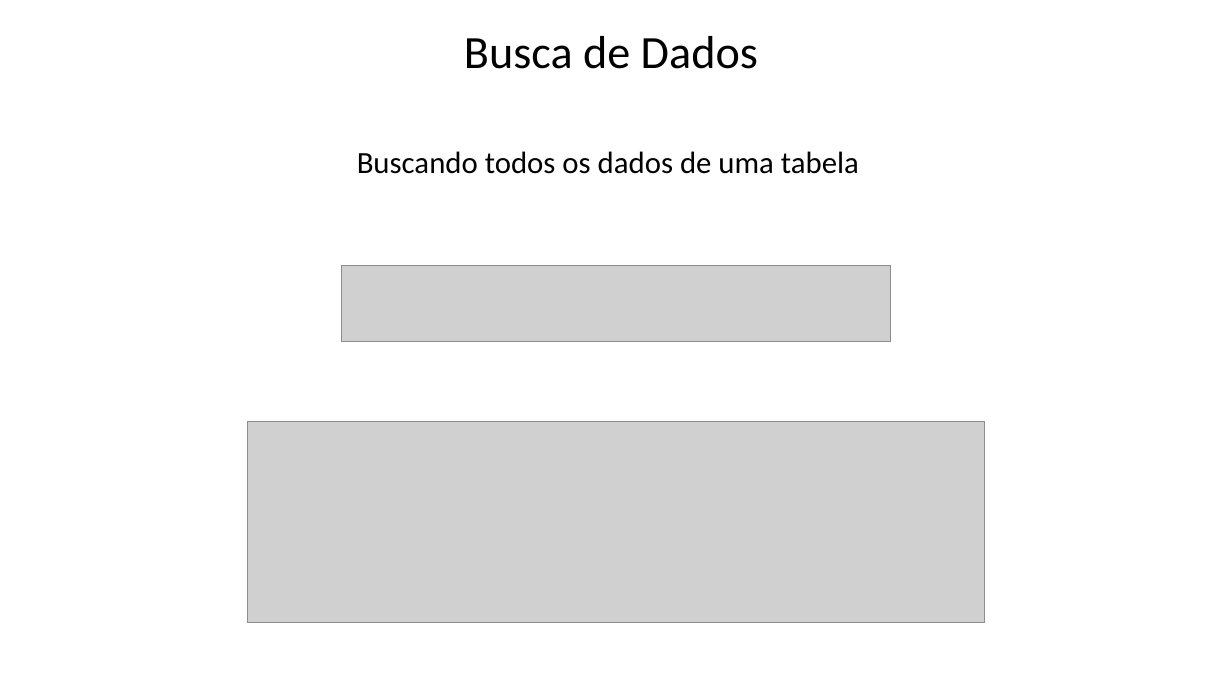
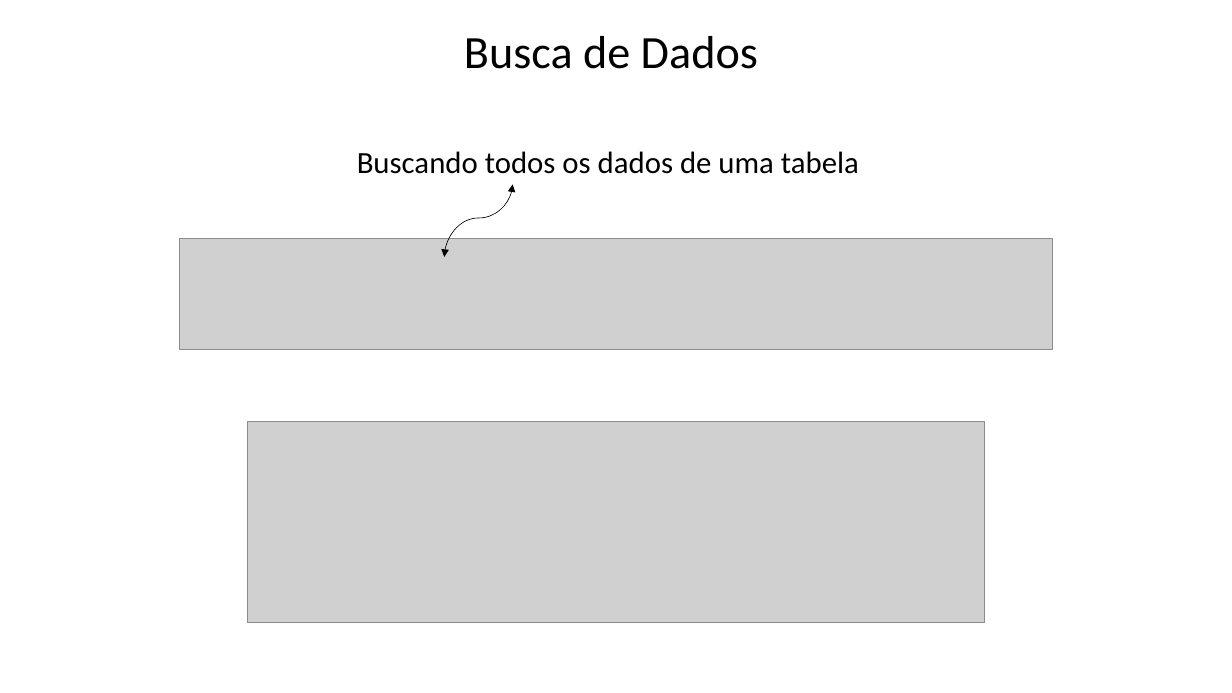
Before and after one commit to Felipe-Tagawa/C07-Monitoria, a slide deck: slide 8 of Aula 3/ComandosBásicos.pptx. Drawn at 1232x693 pixels with LibreOffice and Linux fonts; fonts in the diff are those of the drawing; grey boxes stand for pictures; background and template pictures are left out. Boxes give left, top, right and bottom in pixels: in the first picture for what was removed or moved away, otherwise in the second. Text is boxed around its words. In the diff, an @@ line names an element or a change of style, - is before the commit and + after.

```diff
--- a/Aula 3/ComandosBásicos.pptx
+++ b/Aula 3/ComandosBásicos.pptx
@@ curved double arrow added from (445, 257) to (513, 185), #000000 0.5 pt @@
@@ picture added at (179, 238, 1054, 349) @@
@@ picture removed at (341, 265, 891, 341) @@
```
Also in this commit, not shown: 10 other slides changed, 8 other files.
